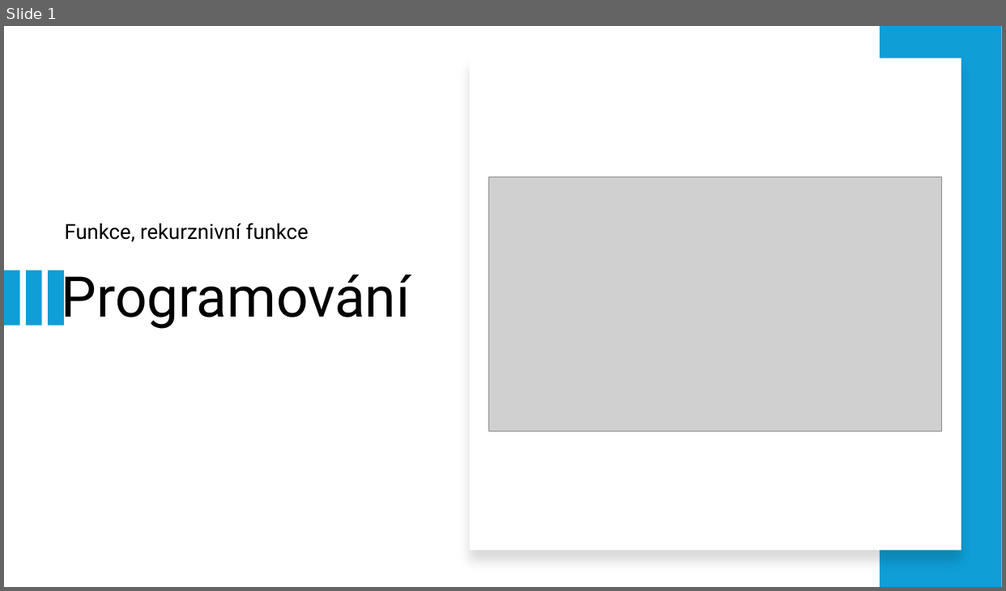
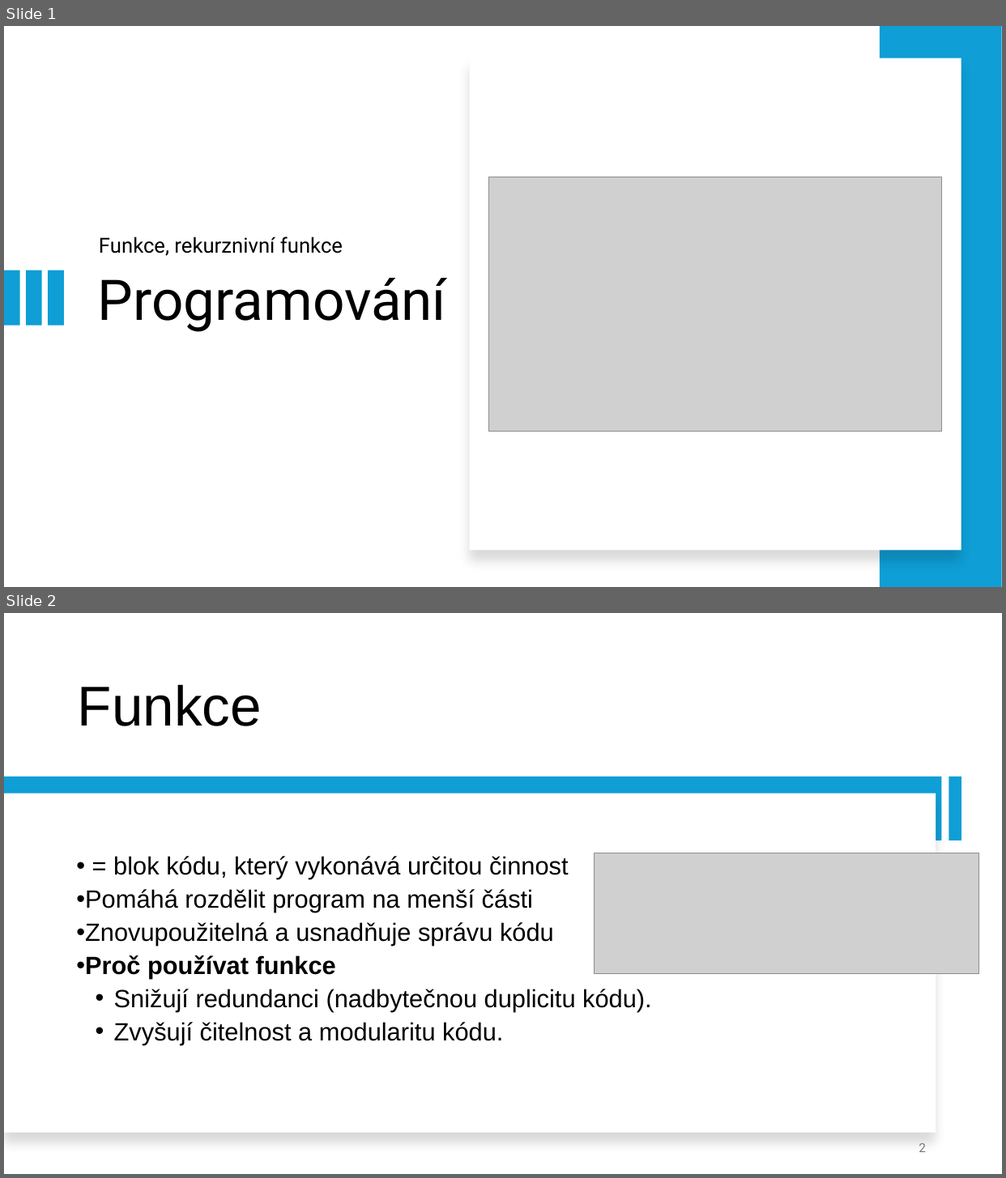
Before and after one commit to dawissl/hradebni, a slide deck: Prezentace/1. ročník/PGM_09_funkce_rekurzivni_funkce.pptx. Shown one above the other, each under a label of ours: slide 1 before the commit, slides 1 and 2 after it. The pictures are 1006x591 and 1006x1178 pixels, drawn with LibreOffice and Linux fonts; fonts in the diff are those of the drawing; grey boxes stand for pictures. Boxes give left, top, right and bottom in pixels: in the first picture for what was removed or moved away, otherwise in the second. Text is boxed around its words. In the diff, an @@ line names an element or a change of style, - is before the commit and + after.

```diff
--- a/Prezentace/1. ročník/PGM_09_funkce_rekurzivni_funkce.pptx
+++ b/Prezentace/1. ročník/PGM_09_funkce_rekurzivni_funkce.pptx
@@ slide 2 added at [4, 613, 1002, 1174], background #FFFFFF @@
@@ title added at [78, 684, 262, 726], 54 pt, text #000000 @@
+Funkce
@@ rectangle added at [4, 777, 942, 841], fill #0F9ED5 @@
@@ rectangle added at [948, 777, 961, 841], fill #0F9ED5 @@
@@ rectangle added at [4, 794, 936, 1133], fill #FFFFFF @@
@@ picture added at [594, 853, 978, 973] @@
@@ subtitle added at [76, 856, 652, 1045], 24 pt, text #000000 @@
+• = blok kódu, který vykonává určitou činnost
+• Pomáhá rozdělit program na menší části
+• Znovupoužitelná a usnadňuje správu kódu
+• Proč používat funkce
+  • Snižují redundanci (nadbytečnou duplicitu kódu).
+  • Zvyšují čitelnost a modularitu kódu.
@@ page number added at [918, 1144, 926, 1152], 12 pt, text #787878 @@
+2
@@ slide 1 changed as well @@
@@ subtitle "Funkce, rekurznivní funkce": place and size @@
-subtitle "Funkce, rekurznivní funkce" at [65, 223, 309, 242]
+subtitle "Funkce, rekurznivní funkce" at [99, 237, 343, 256]
@@ title "Programování" rewrapped from [62, 270, 410, 329] to [98, 278, 446, 332] @@
```
Also in this commit, not shown: 6 other slides added, 2 slides removed, 3 other files.
